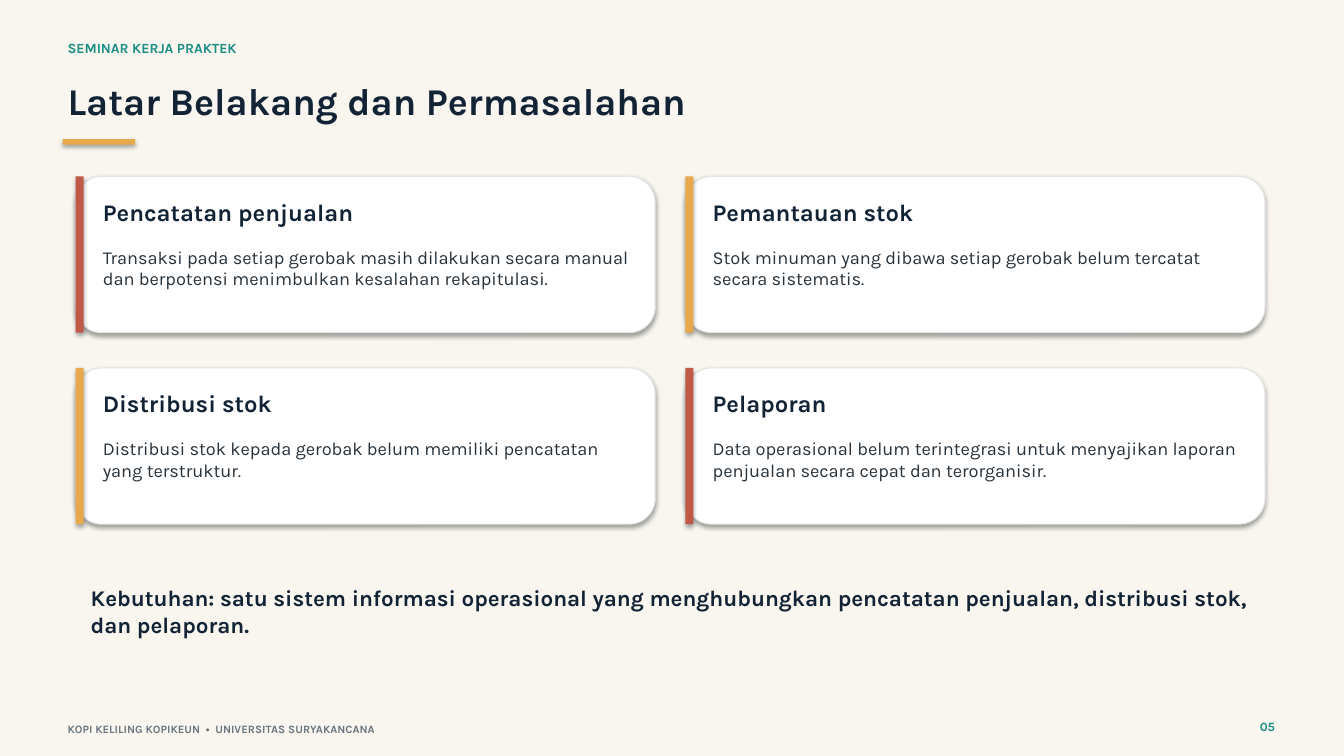
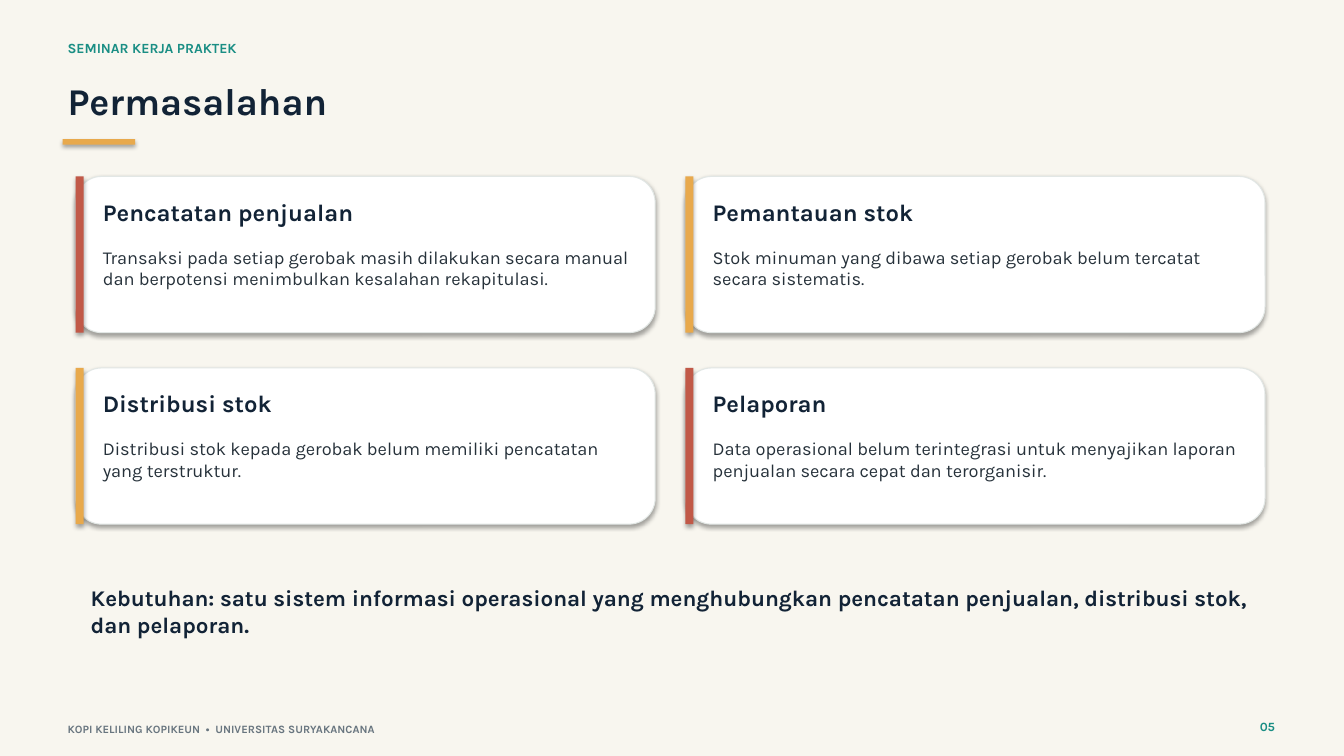
Before and after one commit to agisna0106/KP, a slide deck: slide 6 of Presentasi_Seminar_KP_KopiKeun.pptx [Repaired] [Autosaved].pptx (slide 5 before the commit). Drawn at 1344x756 pixels with LibreOffice and Linux fonts; fonts in the diff are those of the drawing. Boxes give left, top, right and bottom in pixels: in the first picture for what was removed or moved away, otherwise in the second. Text is boxed around its words. In the diff, an @@ line names an element or a change of style, - is before the commit and + after.

```diff
--- a/Presentasi_Seminar_KP_KopiKeun.pptx [Repaired] [Autosaved].pptx
+++ b/Presentasi_Seminar_KP_KopiKeun.pptx [Repaired] [Autosaved].pptx
@@ text at (68,89,328,116): text changed @@
-Latar Belakang dan Permasalahan
+Permasalahan
```
Also in this commit, not shown: 3 other slides changed, 1 slide added.
